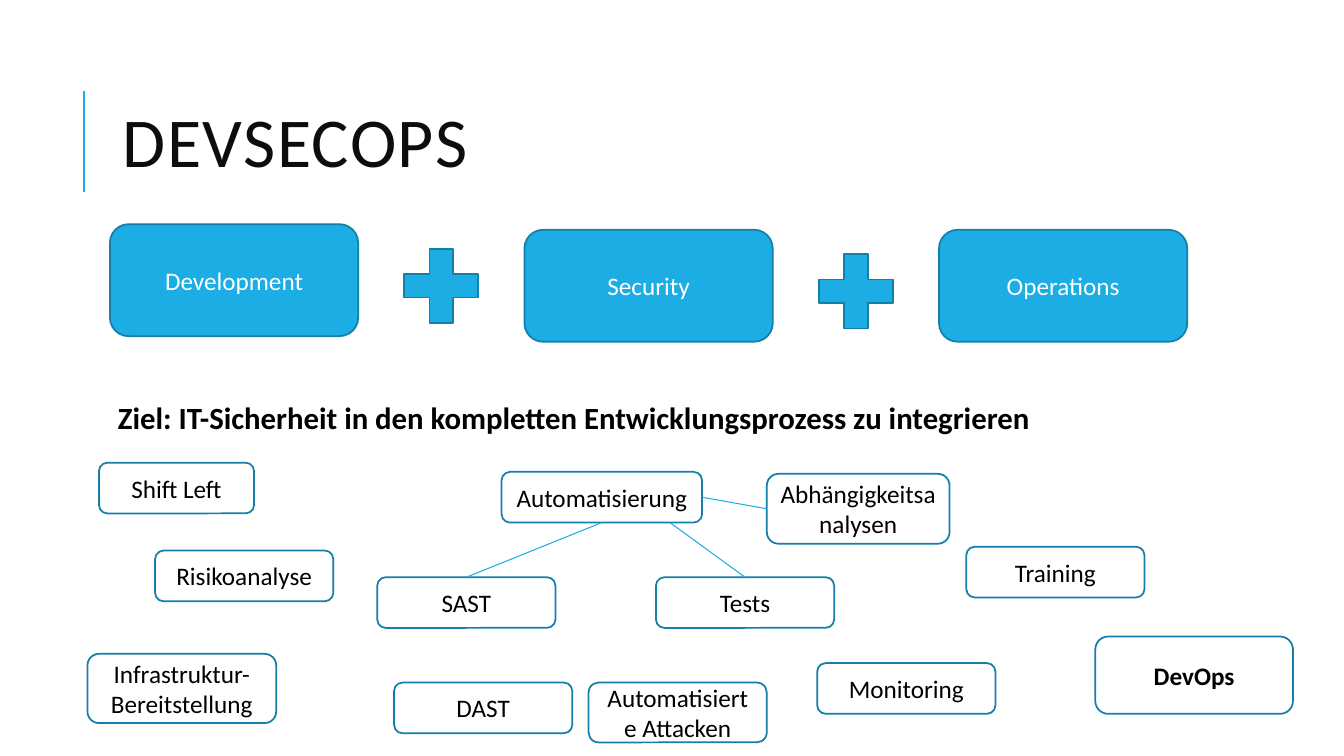
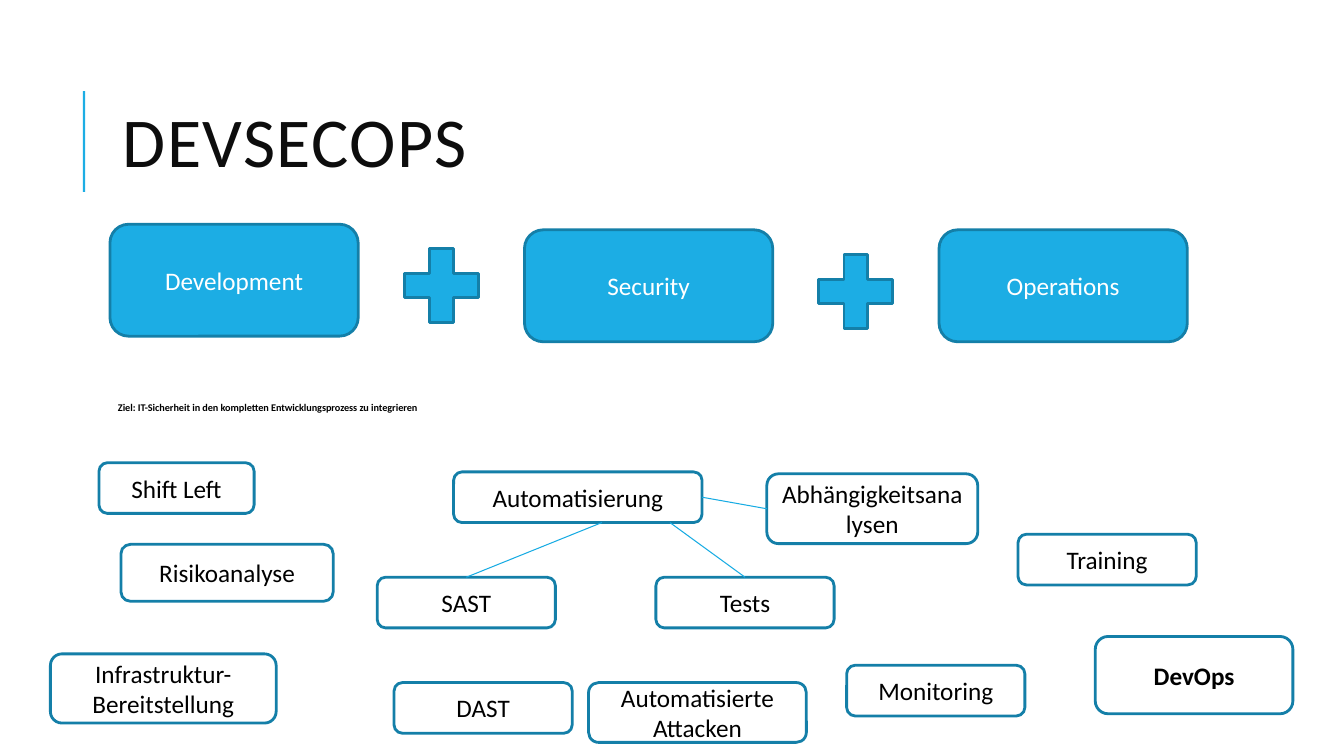
Before and after one commit to FlowBYRN/DevSecOps, a slide deck: slide 6 of DevSecOps-Präsentation.pptx. Drawn at 1344x756 pixels with LibreOffice and Linux fonts; fonts in the diff are those of the drawing. Boxes give left, top, right and bottom in pixels: in the first picture for what was removed or moved away, otherwise in the second. Text is boxed around its words. In the diff, an @@ line names an element or a change of style, - is before the commit and + after.

```diff
--- a/DevSecOps-Präsentation.pptx
+++ b/DevSecOps-Präsentation.pptx
@@ text "Ziel: IT-Sicherheit in den kompletten ..." at <box>118,403,417,413</box>: size 22 to 7.3 pt @@
@@ rounded rectangle "Automatisierung": place and size @@
-rounded rectangle "Automatisierung" at <box>502,472,703,522</box>
+rounded rectangle "Automatisierung" at <box>454,472,702,522</box>
@@ rounded rectangle "Abhängigkeitsanalysen": place and size @@
-rounded rectangle "Abhängigkeitsanalysen" at <box>767,474,950,543</box>
+rounded rectangle "Abhängigkeitsanalysen" at <box>767,474,978,543</box>
@@ line (602, 522) - (467, 578): stroke #1CADE4 0.75 pt to #16ABE4 0.75 pt @@
@@ outline #1580A9 1.25 pt to #1580A9 2 pt; proportions changed in 7 elements at <box>847,665,1025,716</box>, <box>767,474,978,543</box>, <box>50,654,276,724</box>, <box>589,683,807,742</box>, <box>454,472,702,522</box>, <box>121,544,334,601</box>, <box>1018,534,1197,585</box> @@
@@ rounded rectangle "Training": place and size @@
-rounded rectangle "Training" at <box>967,546,1145,597</box>
+rounded rectangle "Training" at <box>1018,534,1197,585</box>
@@ rounded rectangle "Risikoanalyse": place and size @@
-rounded rectangle "Risikoanalyse" at <box>155,551,334,601</box>
+rounded rectangle "Risikoanalyse" at <box>121,544,334,601</box>
@@ rounded rectangle "Infrastruktur- Bereitstellung": place and size @@
-rounded rectangle "Infrastruktur- Bereitstellung" at <box>88,654,276,724</box>
+rounded rectangle "Infrastruktur- Bereitstellung" at <box>50,654,276,724</box>
@@ rounded rectangle "Automatisierte Attacken": place and size @@
-rounded rectangle "Automatisierte Attacken" at <box>589,683,767,742</box>
+rounded rectangle "Automatisierte Attacken" at <box>589,683,807,742</box>
@@ rounded rectangle "Monitoring": place and size @@
-rounded rectangle "Monitoring" at <box>818,663,996,714</box>
+rounded rectangle "Monitoring" at <box>847,665,1025,716</box>
```
Also in this commit, not shown: 14 other slides changed, 11 other files.
